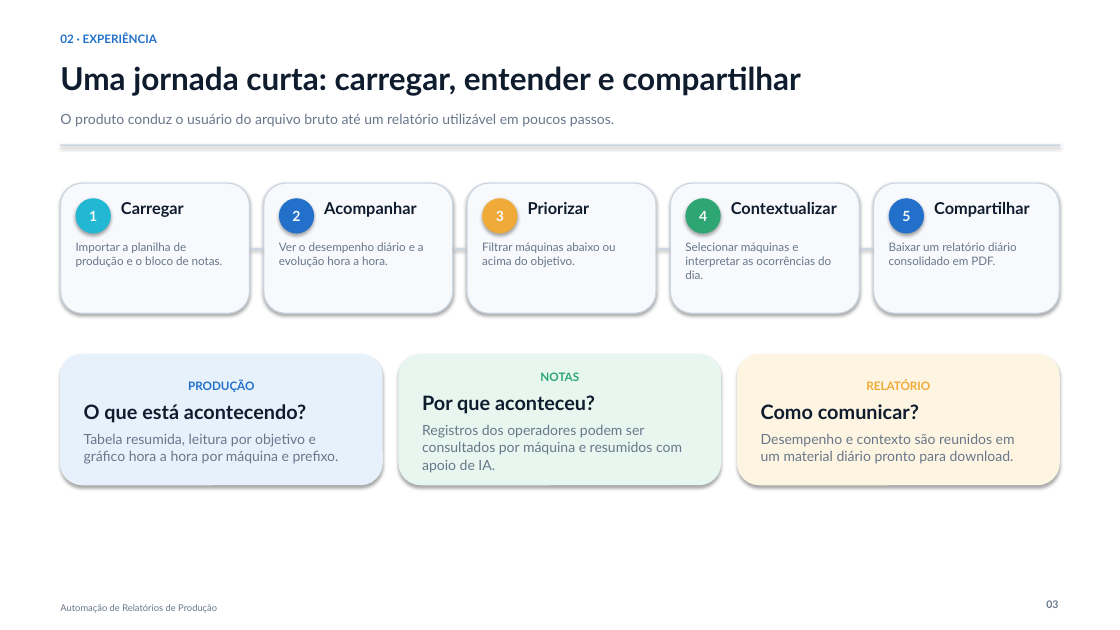
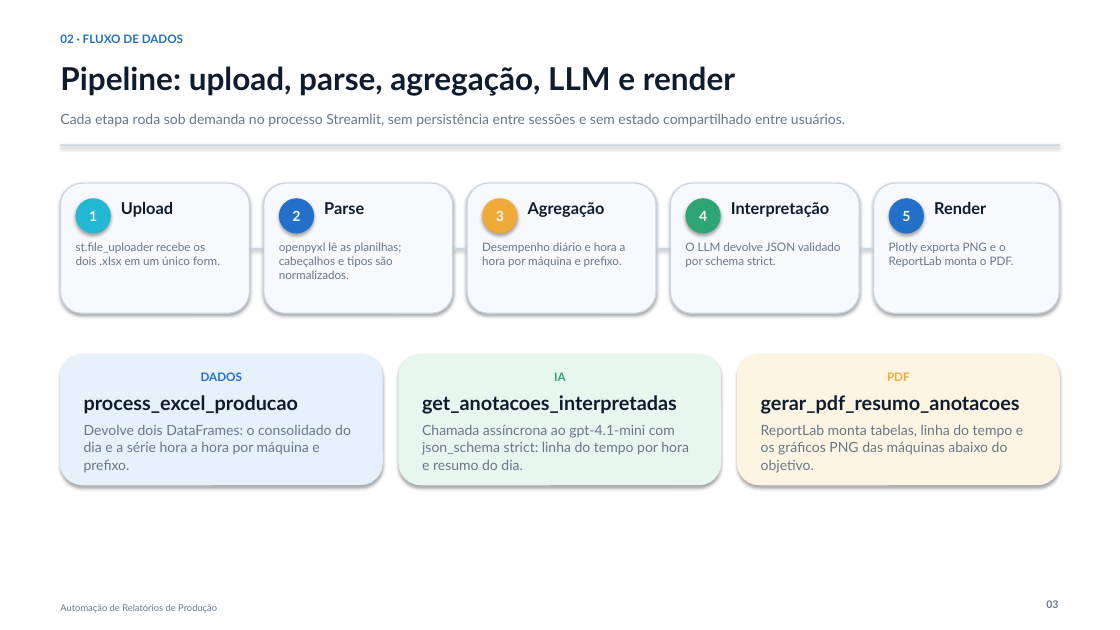
Before and after one commit to lucasz-g/aut-producao-wheaton, a slide deck: slide 3 of docs/visao-geral-app-atual.pptx. Drawn at 1120x630 pixels with LibreOffice and Linux fonts; fonts in the diff are those of the drawing. Boxes give left, top, right and bottom in pixels: in the first picture for what was removed or moved away, otherwise in the second. Text is boxed around its words. In the diff, an @@ line names an element or a change of style, - is before the commit and + after.

Commit message:
Gráficos de desvios na aplicação e no relatório

```diff
--- a/docs/visao-geral-app-atual.pptx
+++ b/docs/visao-geral-app-atual.pptx
@@ text at box(60, 34, 183, 43): text changed @@
-02 · EXPERIÊNCIA
+02 · FLUXO DE DADOS
@@ text at box(60, 66, 735, 96): text changed @@
-Uma jornada curta: carregar, entender e compartilhar
+Pipeline: upload, parse, agregação, LLM e render
@@ text at box(60, 113, 845, 127): text changed @@
-O produto conduz o usuário do arquivo bruto até um relatório utilizável em poucos passos.
+Cada etapa roda sob demanda no processo Streamlit, sem persistência entre sessões e sem estado compartilhado entre usuários.
@@ text at box(121, 202, 173, 217): text changed @@
-Carregar
+Upload
@@ text at box(324, 202, 364, 214): text changed @@
-Acompanhar
+Parse
@@ text at box(528, 202, 605, 217): text changed @@
-Priorizar
+Agregação
@@ text at box(731, 202, 829, 217): text changed @@
-Contextualizar
+Interpretação
@@ text at box(934, 202, 986, 214): text changed @@
-Compartilhar
+Render
@@ text at box(76, 242, 220, 265): text changed @@
-Importar a planilha de produção e o bloco de notas.
+st.file_uploader recebe os dois .xlsx em um único form.
@@ text at box(279, 242, 401, 279): text changed @@
-Ver o desempenho diário e a evolução hora a hora.
+openpyxl lê as planilhas; cabeçalhos e tipos são normalizados.
@@ text at box(482, 242, 626, 267): text changed @@
-Filtrar máquinas abaixo ou acima do objetivo.
+Desempenho diário e hora a hora por máquina e prefixo.
@@ text at box(685, 242, 841, 267): text changed @@
-Selecionar máquinas e interpretar as ocorrências do dia.
+O LLM devolve JSON validado por schema strict.
@@ text at box(889, 242, 1014, 267): text changed @@
-Baixar um relatório diário consolidado em PDF.
+Plotly exporta PNG e o ReportLab monta o PDF.
@@ text in rounded rectangle at box(84, 372, 351, 472): text changed @@
-PRODUÇÃO
-O que está acontecendo?
-Tabela resumida, leitura por objetivo e gráfico hora a hora por máquina e prefixo.
+DADOS
+process_excel_producao
+Devolve dois DataFrames: o consolidado do dia e a série hora a hora por máquina e prefixo.
@@ text in rounded rectangle at box(422, 372, 689, 470): text changed @@
-NOTAS
-Por que aconteceu?
-Registros dos operadores podem ser consultados por máquina e resumidos com apoio de IA.
+IA
+get_anotacoes_interpretadas
+Chamada assíncrona ao gpt-4.1-mini com json_schema strict: linha do tempo por hora e resumo do dia.
@@ text in rounded rectangle at box(761, 372, 1023, 473): text changed @@
-RELATÓRIO
-Como comunicar?
-Desempenho e contexto são reunidos em um material diário pronto para download.
+PDF
+gerar_pdf_resumo_anotacoes
+ReportLab monta tabelas, linha do tempo e os gráficos PNG das máquinas abaixo do objetivo.
```
Also in this commit, not shown: 4 other slides changed, 7 other files.
